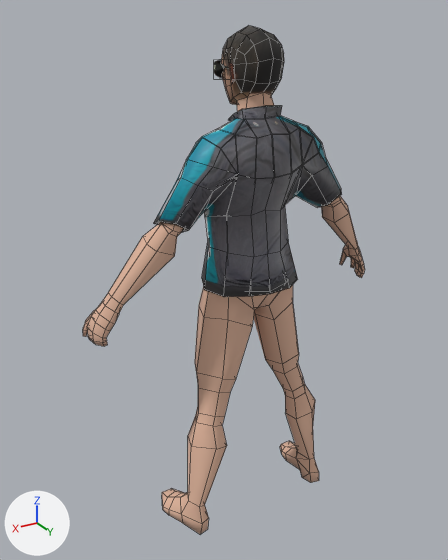
The Blender file model.blend as it was, and as the next commit left it.
Camera for both pictures: a 50 mm camera at (2.67, 4.07, 4.3) aimed at (0.15, -0.12, 2.2). The lights are fixed; the arrows at lower left show +X, +Y and +Z. Mesh edges are drawn as thin lines.
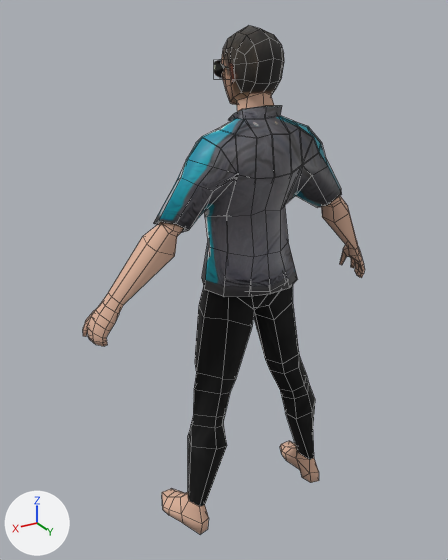
Changed parts and their boxes (x1, y1, x2, y2) in the pictures (448 x 560 px; the box of a moved part takes in the faces that stretch with it):
'Cube.001', reshaped, recoloured (brown to black): (83, 26, 365, 534) in both
part 1 of me_mesh_003, moved or reshaped: before (188, 354, 315, 449); after (188, 350, 315, 449)
part 2 of me_mesh_003, recoloured (brown to black): (188, 285, 315, 506) in both

Patch to the scene script:
```diff
--- a/model.blend.py
+++ b/model.blend.py
@@ mat_material_004 @@
+mat_material_004 = bpy.data.materials.new('Material.004')
+# nodes: BsdfPrincipled, Bump, OutputMaterial, TexNoise, ValToRGB
+# colours: black #000000, black #252525
@@ me_mesh_003 @@
 me_mesh_003.from_pydata(...)  # 484 vertices, 508 faces; spans x -1.4..1.4, y -0.32..0.35, z 0.0..4.22
 # used by ob_cube_001; location = (0.0, 0.0, 0.0)
+# me_mesh_003 part 1: 18 of 484 vertices moved; they spanned x -0.59..0.59, y 0.06..0.26, z 1.01..1.35 and now span x -0.64..0.64, y 0.06..0.29, z 1.01..1.35; mean shift (0.0, 0.01, 0.0); largest move (0.59, 0.13, 1.05) -> (0.64, 0.13, 1.05)
+# me_mesh_003 part 2: all 94 faces centred in x -0.67..0.67, y -0.22..0.3, z 0.54..2.2 switch from mat_material_001 (picture img_model_texture_jpg) to mat_material_004
 me_mesh_003.materials.append(mat_material_003)
```
